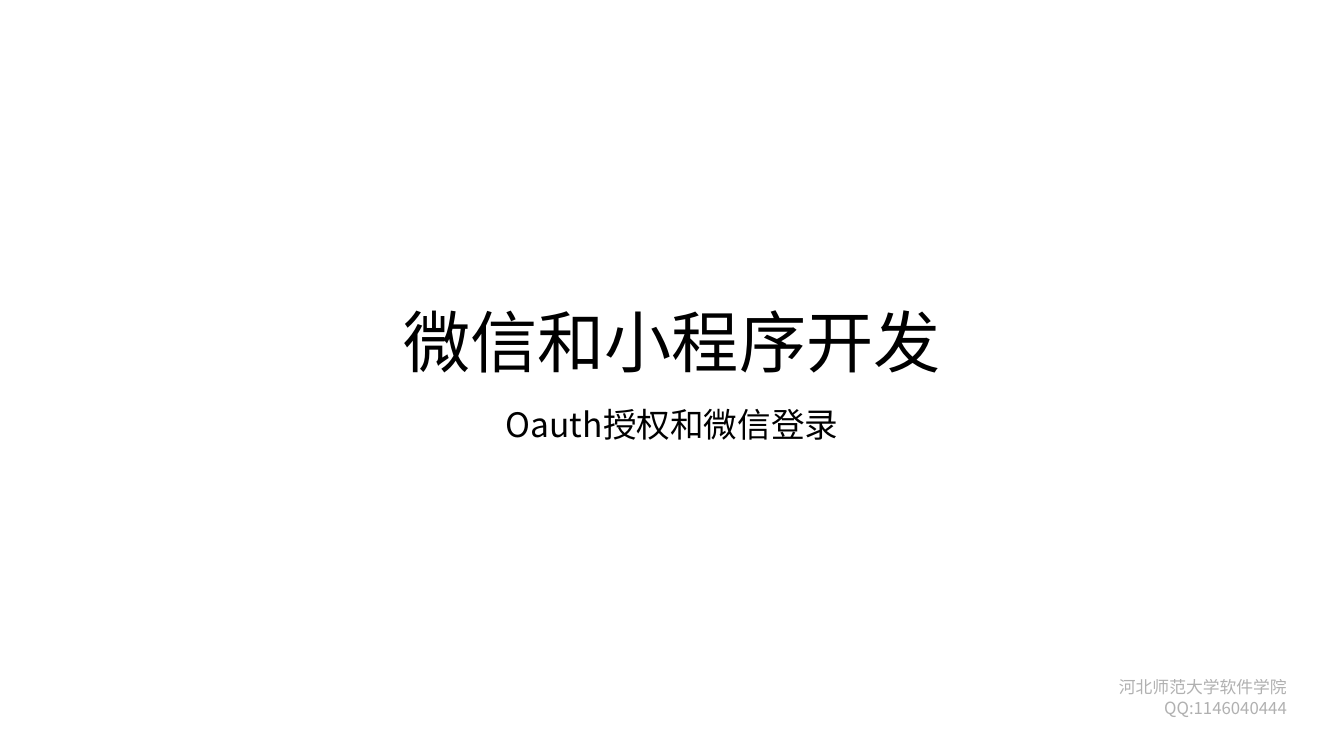
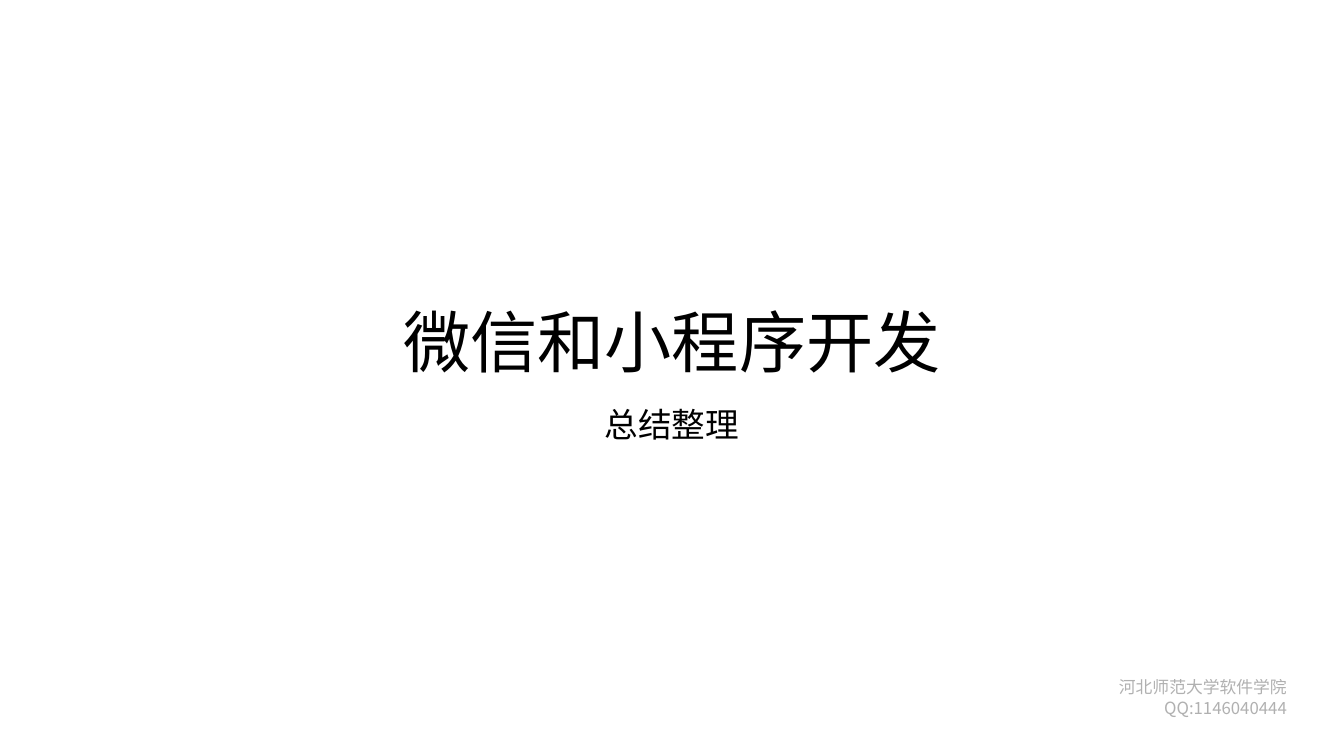
Before and after one commit to edu2act/course-wechat-and-miniprogram, a slide deck: slide 1 of materials/ch20/ch20-总结整理.pptx. Drawn at 1344x756 pixels with LibreOffice and Linux fonts; fonts in the diff are those of the drawing; background and template pictures are left out. Boxes give left, top, right and bottom in pixels: in the first picture for what was removed or moved away, otherwise in the second. Text is boxed around its words. In the diff, an @@ line names an element or a change of style, - is before the commit and + after.

```diff
--- a/materials/ch20/ch20-总结整理.pptx
+++ b/materials/ch20/ch20-总结整理.pptx
@@ subtitle at box(605, 408, 739, 440): text changed @@
-Oauth授权和微信登录
+总结整理
```
Also in this commit, not shown: 17 other files.
